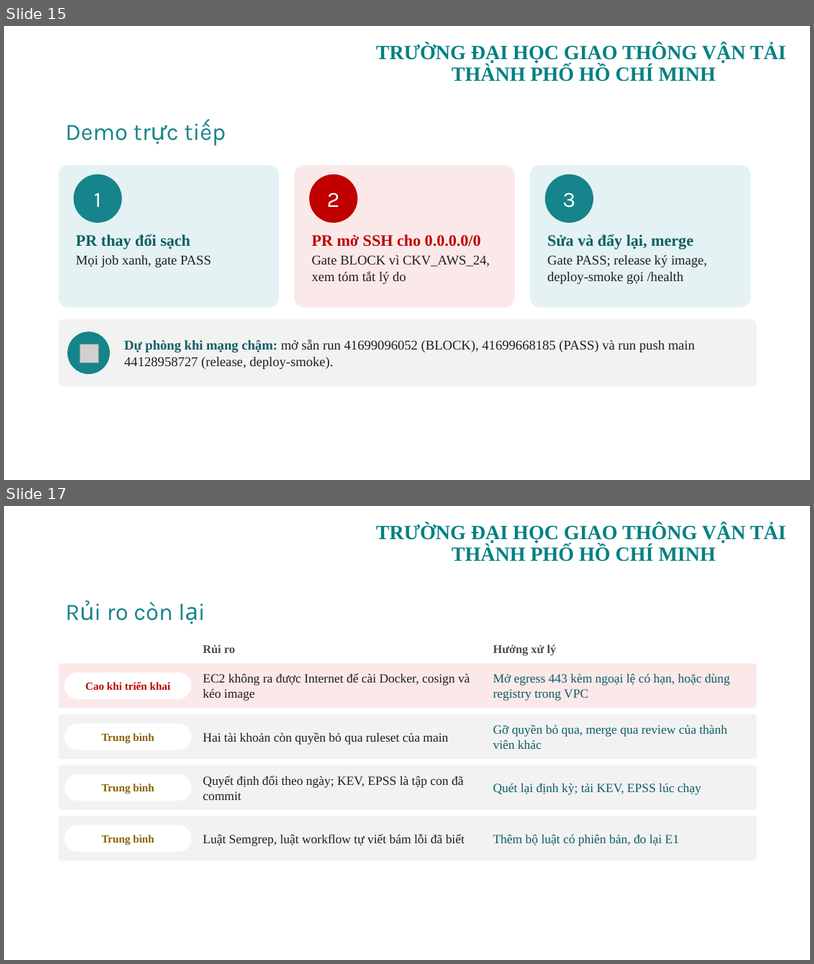
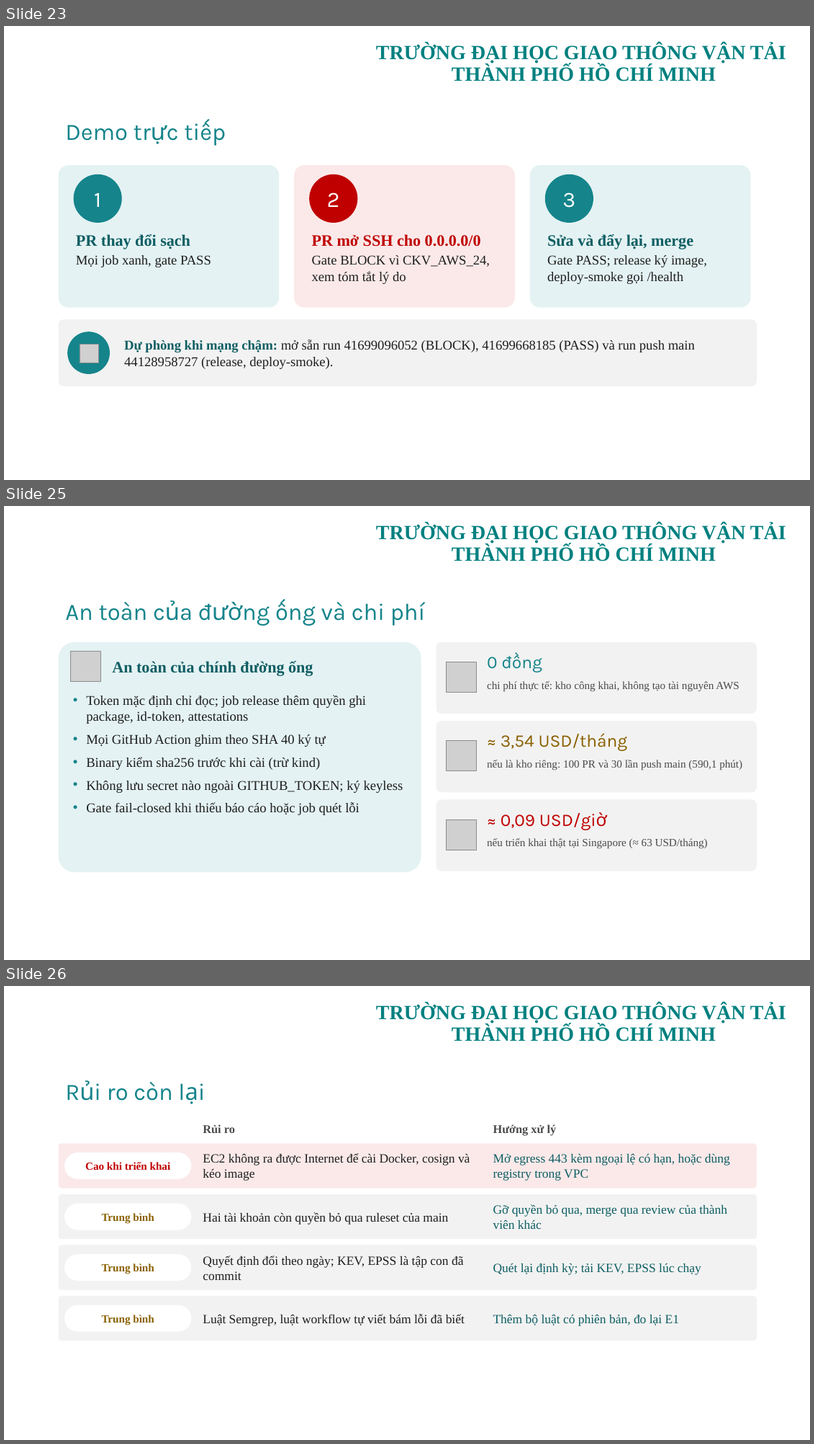
Before and after one commit to tranhuultai/012012303904_21_DevSecOps, a slide deck: PPTX/DeTai21_DevSecOps.pptx. Shown one above the other, each under a label of ours: slides 15 and 17 before the commit, slides 23, 25 and 26 after it; the slides between them are not shown. The pictures are 814x964 and 814x1444 pixels, drawn with LibreOffice and Linux fonts; fonts in the diff are those of the drawing; grey boxes stand for pictures; background and template pictures are left out. Boxes give left, top, right and bottom in pixels: in the first picture for what was removed or moved away, otherwise in the second. Text is boxed around its words. In the diff, an @@ line names an element or a change of style, - is before the commit and + after.

```diff
--- a/PPTX/DeTai21_DevSecOps.pptx
+++ b/PPTX/DeTai21_DevSecOps.pptx
@@ slide 25 added at (4, 506, 810, 960), background picture (left out); not listed: 1 template element that a slide beside it also shows @@
@@ title added at (65, 602, 425, 626), 28 pt, text #15848B @@
+An toàn của đường ống và chi phí
@@ rounded rectangle added at (59, 642, 422, 872), fill #E4F2F3 @@
@@ picture added at (70, 651, 100, 682) @@
@@ rounded rectangle added at (437, 642, 757, 713), fill #F2F2F2 @@
@@ text added at (487, 656, 498, 669), 21 pt, text #15848B @@
+0 đồng
@@ text added at (112, 661, 313, 676), 19 pt, text #0E5E63, bold @@
+An toàn của chính đường ống
@@ picture added at (447, 662, 477, 692) @@
@@ text added at (86, 695, 404, 815), 16 pt, text #1E1E1E @@
+• Token mặc định chỉ đọc; job release thêm quyền ghi package, id-token, attestations
+• Mọi GitHub Action ghim theo SHA 40 ký tự
+• Binary kiểm sha256 trước khi cài (trừ kind)
+• Không lưu secret nào ngoài GITHUB_TOKEN; ký keyless
+• Gate fail-closed khi thiếu báo cáo hoặc job quét lỗi
@@ text added at (487, 681, 739, 692), 13 pt, text #4A4A4A @@
+chi phí thực tế: kho công khai, không tạo tài nguyên AWS
@@ rounded rectangle added at (437, 721, 757, 792), fill #F2F2F2 @@
@@ picture added at (447, 741, 477, 771) @@
@@ text added at (501, 733, 628, 751), 21 pt, text #8A6000 @@
+≈ 3,54 USD/tháng
@@ text added at (487, 759, 743, 770), 13 pt, text #4A4A4A @@
+nếu là kho riêng: 100 PR và 30 lần push main (590,1 phút)
@@ rounded rectangle added at (437, 800, 757, 871), fill #F2F2F2 @@
@@ picture added at (447, 819, 477, 849) @@
@@ text added at (501, 812, 607, 830), 21 pt, text #C00000 @@
+≈ 0,09 USD/giờ
@@ text added at (487, 838, 708, 849), 13 pt, text #4A4A4A @@
+nếu triển khai thật tại Singapore (≈ 63 USD/tháng)
@@ page number added at (574, 926, 756, 951), 12 pt, text #FFFFFF @@
+25
@@ what was slide 15 is now slide 23 @@
@@ what was slide 17 is now slide 26 @@
```
Also in this commit, not shown: 9 other slides added, 1 slide removed.
